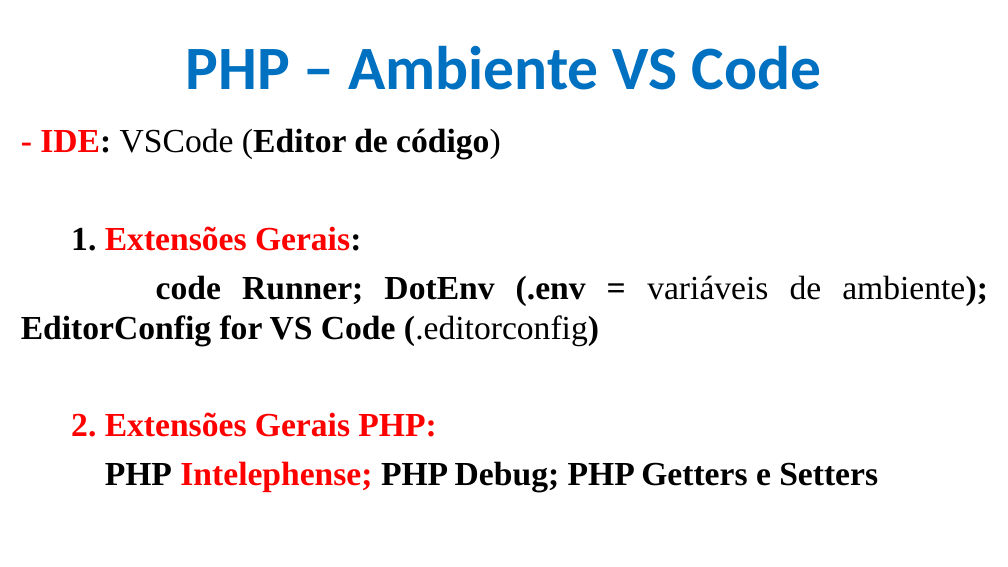
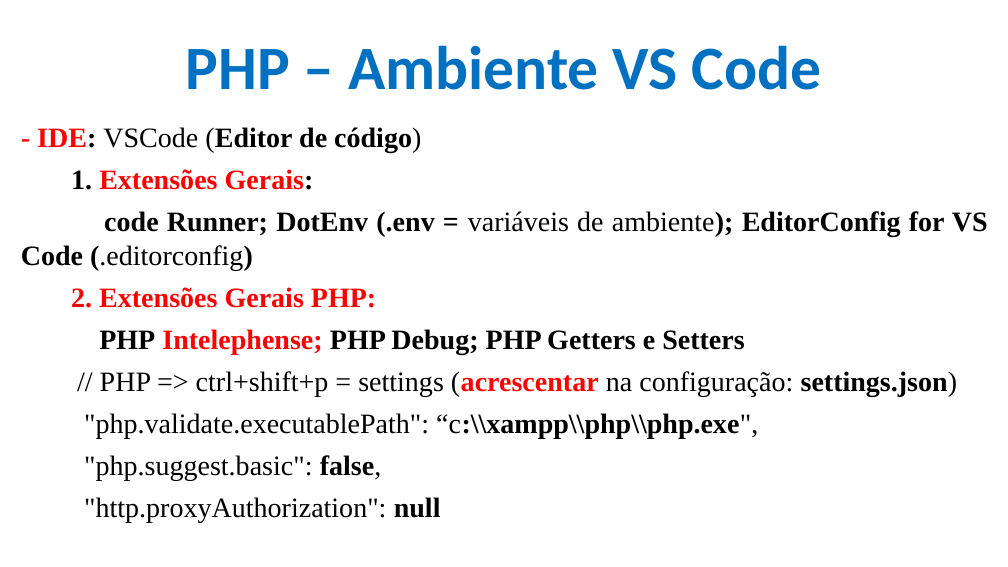
Before and after one commit to CloudEducationBrazil/WydenDesenvolvimentoWebPHP, a slide deck: slide 6 of 01 Classes/Aula 12 e 13 Desenvolvimento Web PHP - PHP.pptx. Drawn at 1008x567 pixels with LibreOffice and Linux fonts; fonts in the diff are those of the drawing; background and template pictures are left out. Boxes give left, top, right and bottom in pixels: in the first picture for what was removed or moved away, otherwise in the second. Text is boxed around its words. In the diff, an @@ line names an element or a change of style, - is before the commit and + after.

```diff
--- a/01 Classes/Aula 12 e 13 Desenvolvimento Web PHP - PHP.pptx
+++ b/01 Classes/Aula 12 e 13 Desenvolvimento Web PHP - PHP.pptx
@@ text at box(21, 127, 988, 354): size 24 to 20 pt in "- IDE: VSCode (Editor de código)", "1. Extensões Gerais:", "code Runner; DotEnv (.env = variáveis de ...", "2. Extensões Gerais PHP:" and 1 more places @@
@@ text at box(84, 371, 958, 522): paragraphs added @@
+  // PHP => ctrl+shift+p = settings (acrescentar na configuração: settings.json)
+  "php.validate.executablePath": “c:\\xampp\\php\\php.exe",
+  "php.suggest.basic": false,
+  "http.proxyAuthorization": null
```
Also in this commit, not shown: 3 other slides changed, 5 slides added.
